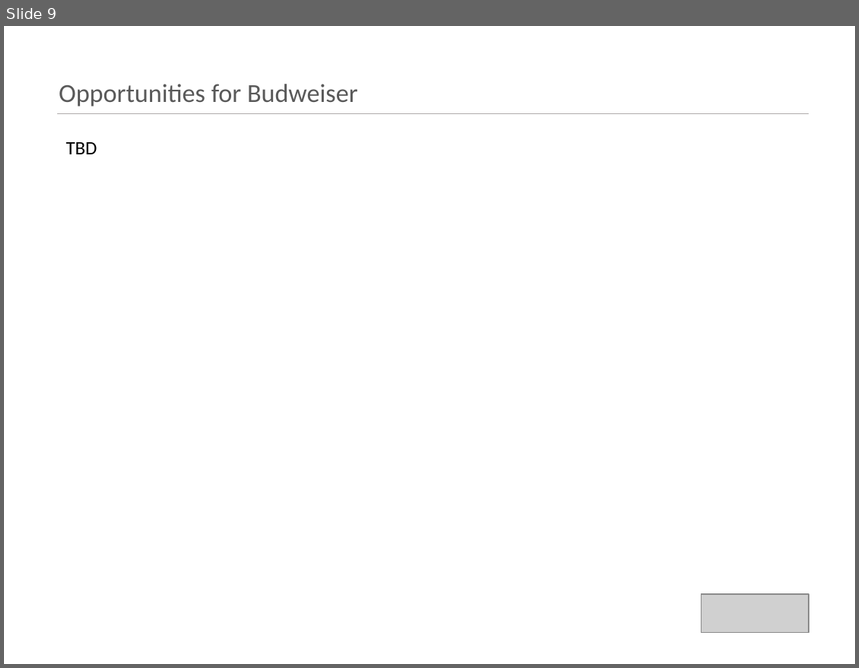
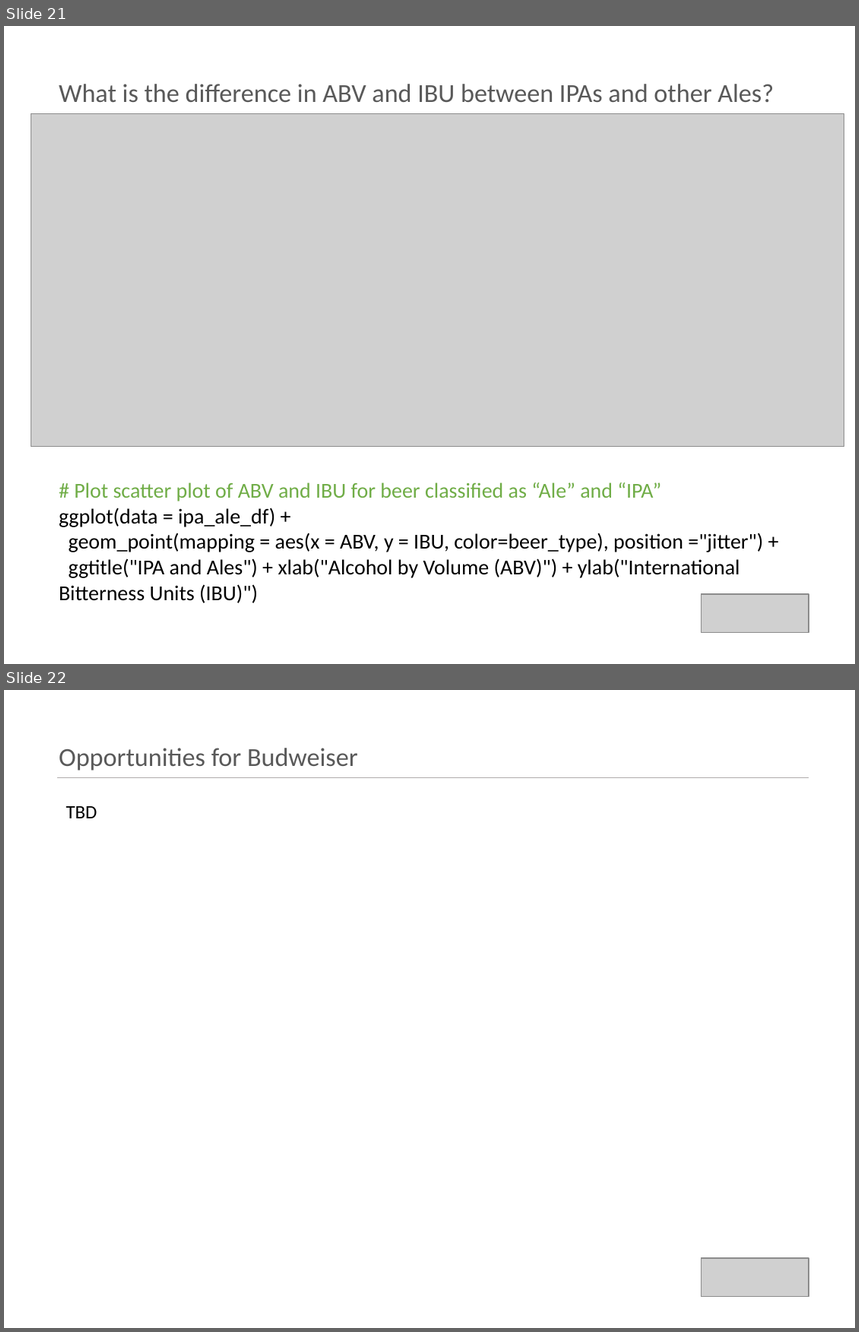
Before and after one commit to kristxh/6306-CaseStudy1-Beer, a slide deck: case_study_1_budweiser.pptx. Shown one above the other, each under a label of ours: slide 9 before the commit, slides 21 and 22 after it. The pictures are 859x668 and 859x1332 pixels, drawn with LibreOffice and Linux fonts; fonts in the diff are those of the drawing; grey boxes stand for pictures. Boxes give left, top, right and bottom in pixels: in the first picture for what was removed or moved away, otherwise in the second. Text is boxed around its words. In the diff, an @@ line names an element or a change of style, - is before the commit and + after.

```diff
--- a/case_study_1_budweiser.pptx
+++ b/case_study_1_budweiser.pptx
@@ slide 21 added at [4, 26, 855, 664], background #FFFFFF @@
@@ title added at [59, 84, 774, 102], 22 pt, text #595959 @@
+What is the difference in ABV and IBU between IPAs and other Ales?
@@ picture added at [31, 113, 844, 446] @@
@@ line added from (58, 113) to (810, 113), #AFABAB 0.5 pt @@
@@ text added at [59, 483, 763, 604], 18 pt, text #000000 @@
+# Plot scatter plot of ABV and IBU for beer classified as “Ale” and “IPA”
+ggplot(data = ipa_ale_df) +
+geom_point(mapping = aes(x = ABV, y = IBU, color=beer_type), position ="jitter") +
+ggtitle("IPA and Ales") + xlab("Alcohol by Volume (ABV)") + ylab("International Bitterness Units (IBU)")
@@ picture added at [701, 594, 808, 633] @@
@@ what was slide 9 is now slide 22 @@
```
Also in this commit, not shown: 6 slides changed, 12 other slides added.
